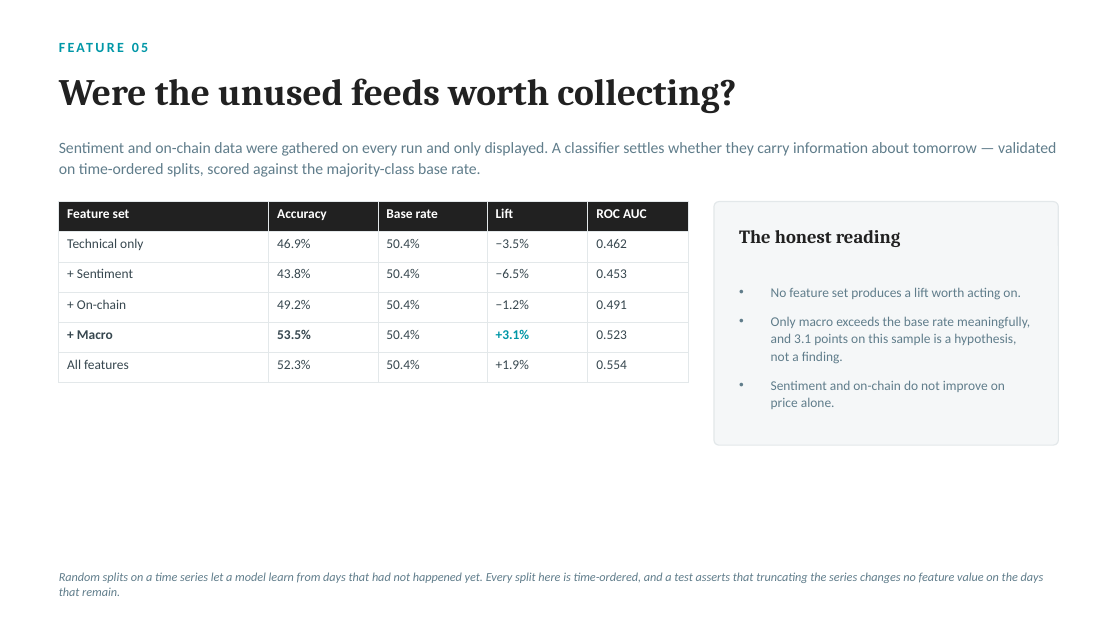
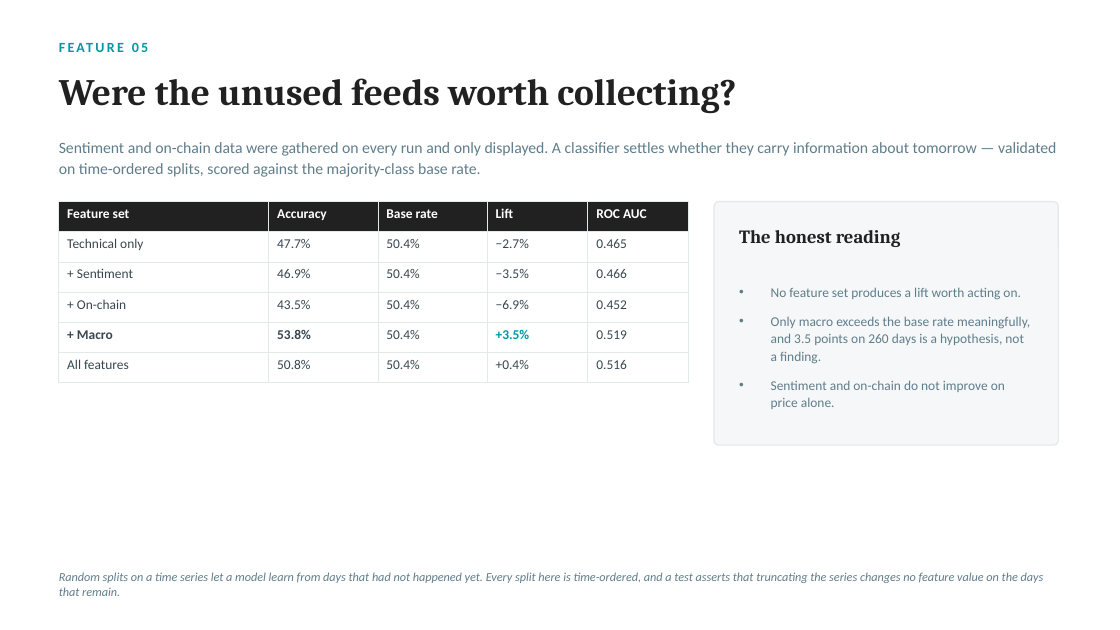
Before and after one commit to garimaaish1111/crypto-market-analysis, a slide deck: slide 9 of docs/Crypto_Market_Analysis_Final_Evaluation.pptx. Drawn at 1120x630 pixels with LibreOffice and Linux fonts; fonts in the diff are those of the drawing. Boxes give left, top, right and bottom in pixels: in the first picture for what was removed or moved away, otherwise in the second. Text is boxed around its words. In the diff, an @@ line names an element or a change of style, - is before the commit and + after.

```diff
--- a/docs/Crypto_Market_Analysis_Final_Evaluation.pptx
+++ b/docs/Crypto_Market_Analysis_Final_Evaluation.pptx
@@ table at (59, 202, 689, 373) @@
-row 2: Technical only | 46.9% | 50.4% | −3.5% | 0.462
+row 2: Technical only | 47.7% | 50.4% | −2.7% | 0.465
-row 3: + Sentiment | 43.8% | 50.4% | −6.5% | 0.453
+row 3: + Sentiment | 46.9% | 50.4% | −3.5% | 0.466
-row 4: + On-chain | 49.2% | 50.4% | −1.2% | 0.491
+row 4: + On-chain | 43.5% | 50.4% | −6.9% | 0.452
-row 5: + Macro | 53.5% | 50.4% | +3.1% | 0.523
+row 5: + Macro | 53.8% | 50.4% | +3.5% | 0.519
-row 6: All features | 52.3% | 50.4% | +1.9% | 0.554
+row 6: All features | 50.8% | 50.4% | +0.4% | 0.516
@@ text at (771, 316, 1030, 364): text changed @@
-• Only macro exceeds the base rate meaningfully, and 3.1 points on this sample is a hypothesis, not a finding.
+• Only macro exceeds the base rate meaningfully, and 3.5 points on 260 days is a hypothesis, not a finding.
```
Also in this commit, not shown: 4 other slides changed, 11 other files.
